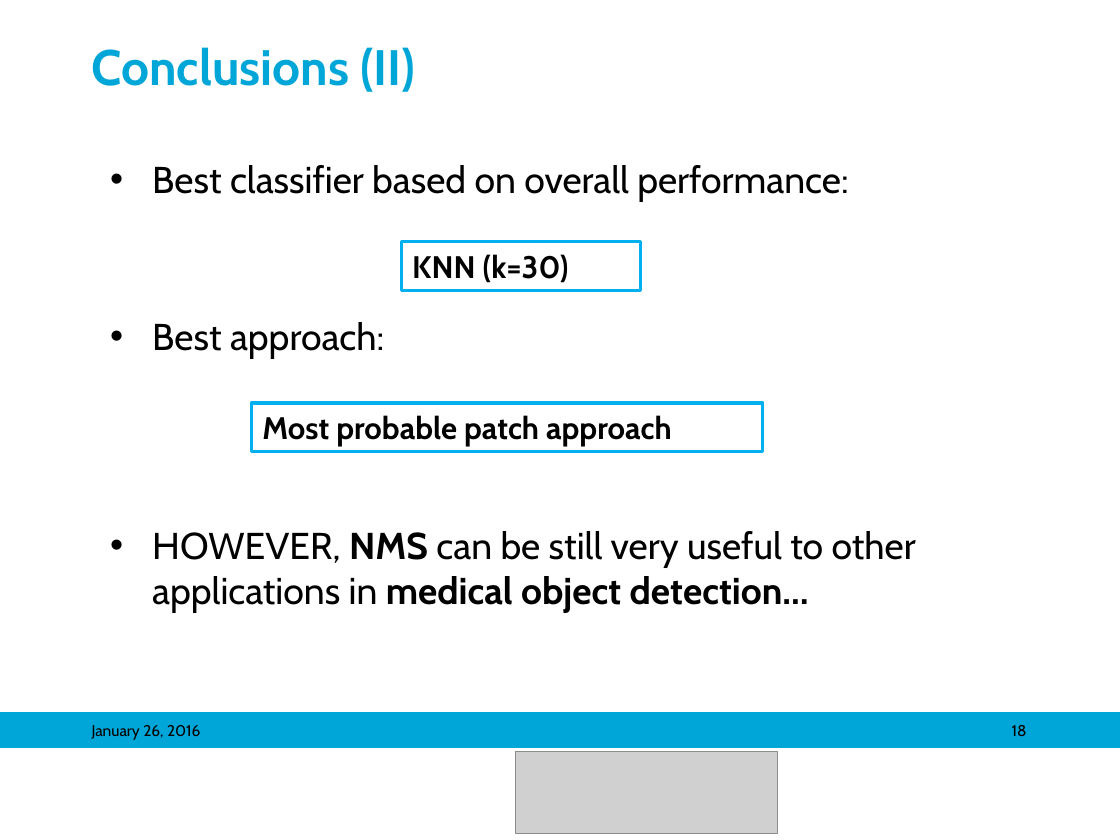
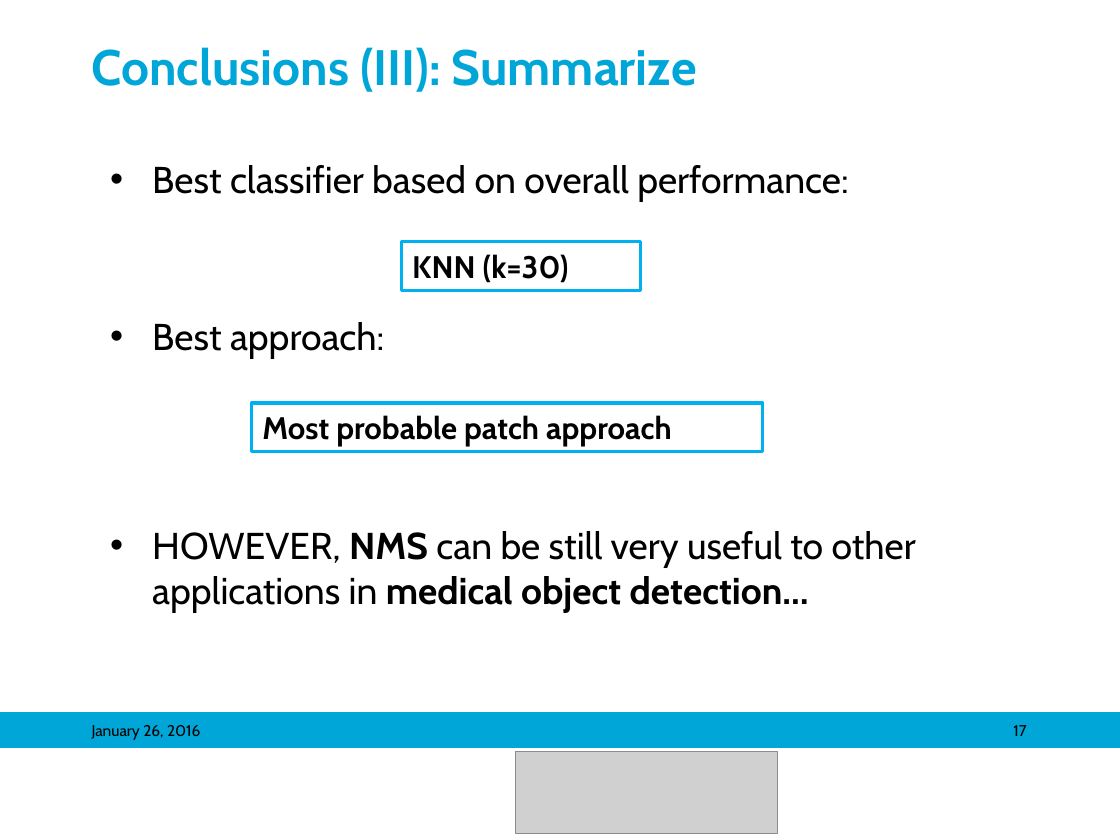
Before and after one commit to mariasv/MM_MedVis_Project, a slide deck: slide 17 of ppt/Object Detection in Medical Images_maria.pptx (slide 18 before the commit). Drawn at 1120x840 pixels with LibreOffice and Linux fonts; fonts in the diff are those of the drawing; grey boxes stand for pictures; background and template pictures are left out. Boxes give left, top, right and bottom in pixels: in the first picture for what was removed or moved away, otherwise in the second. Text is boxed around its words. In the diff, an @@ line names an element or a change of style, - is before the commit and + after.

```diff
--- a/ppt/Object Detection in Medical Images_maria.pptx
+++ b/ppt/Object Detection in Medical Images_maria.pptx
@@ title at (92, 47, 697, 92): text changed @@
-Conclusions (II)
+Conclusions (III): Summarize
@@ page number at (1013, 725, 1026, 736): text changed @@
-18
+17
```
Also in this commit, not shown: 8 other slides changed, 1 slide added, 2 slides removed.
